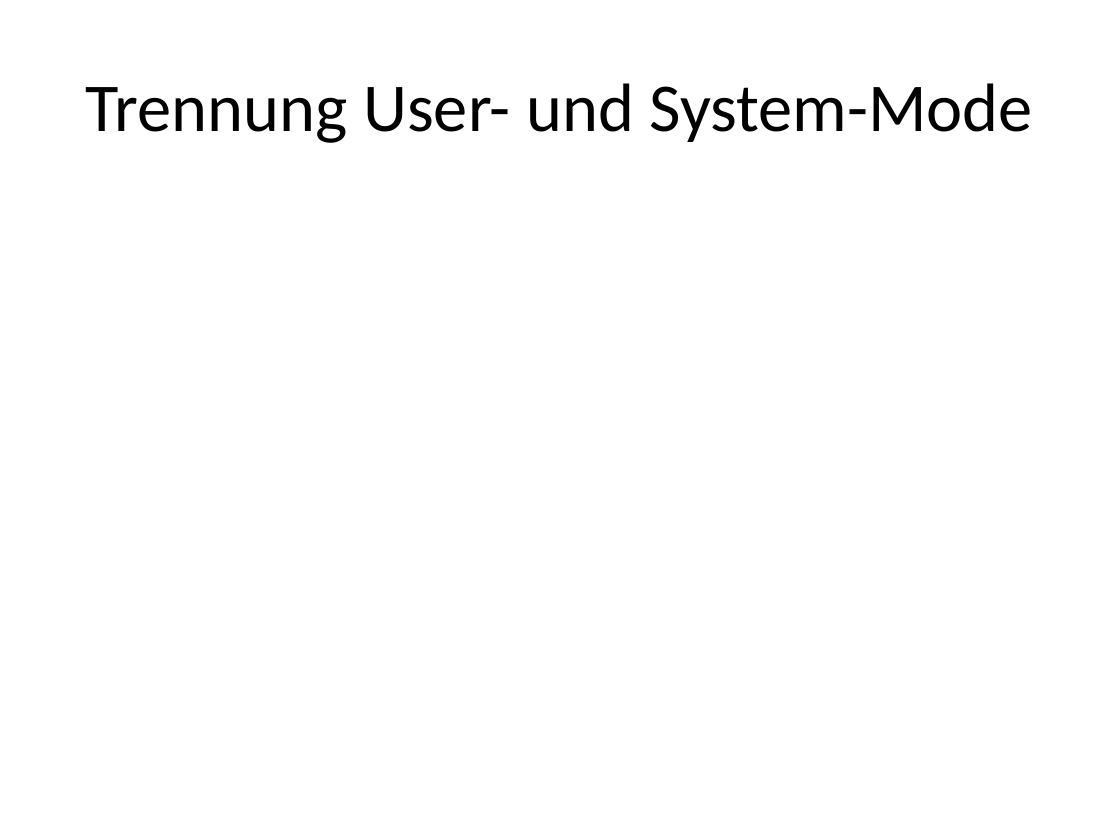
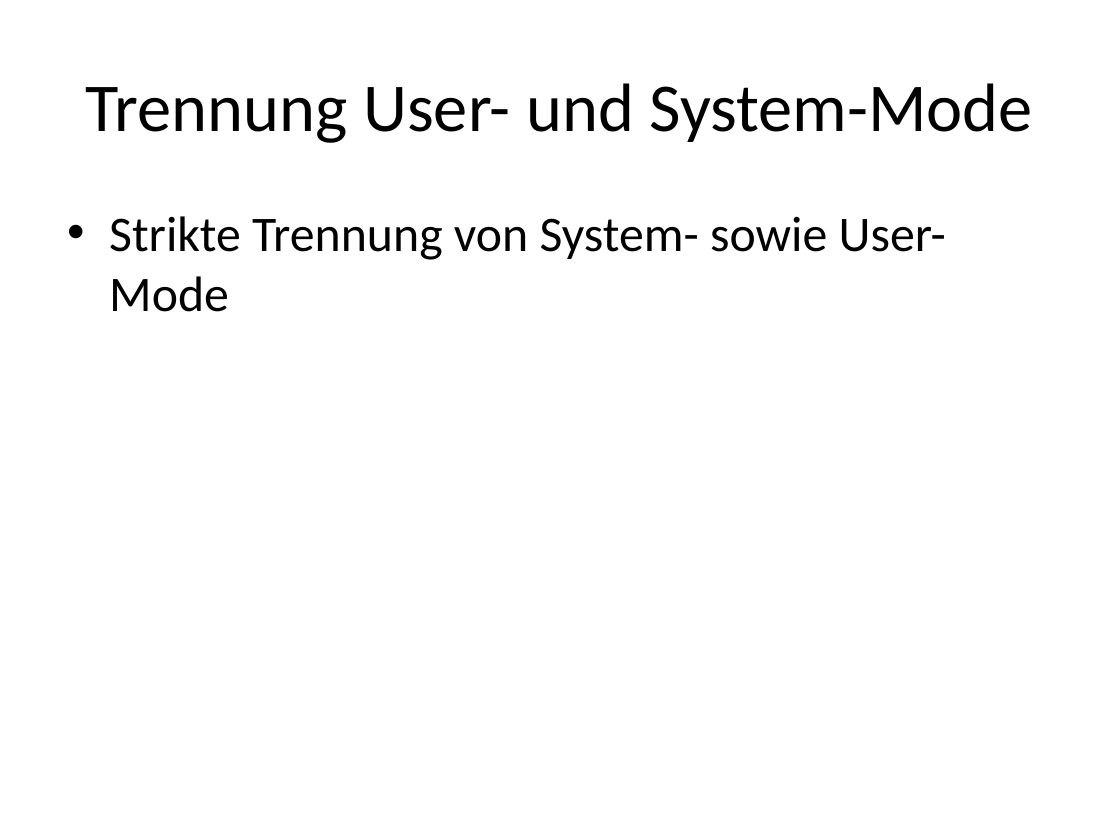
Before and after one commit to ramsondon/ottos, a slide deck: slide 11 of presentation/presentation.pptx (slide 10 before the commit). Drawn at 1120x840 pixels with LibreOffice and Linux fonts; fonts in the diff are those of the drawing. Boxes give left, top, right and bottom in pixels: in the first picture for what was removed or moved away, otherwise in the second. Text is boxed around its words. In the diff, an @@ line names an element or a change of style, - is before the commit and + after.

```diff
--- a/presentation/presentation.pptx
+++ b/presentation/presentation.pptx
@@ text added at [109,216,946,312], 32 pt, text #000000 @@
+• Strikte Trennung von System- sowie User-Mode
```
Also in this commit, not shown: 3 other slides changed, 6 slides added, 1 slide removed.
